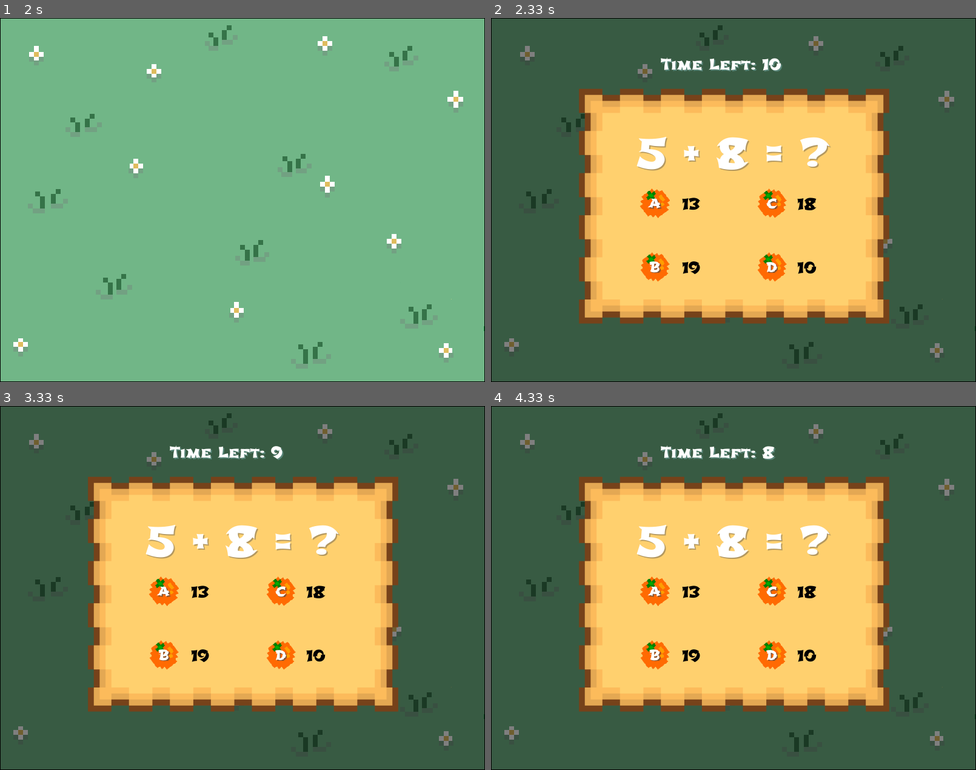
Above: before the commit, frames 1-4 (two rows, left to right).
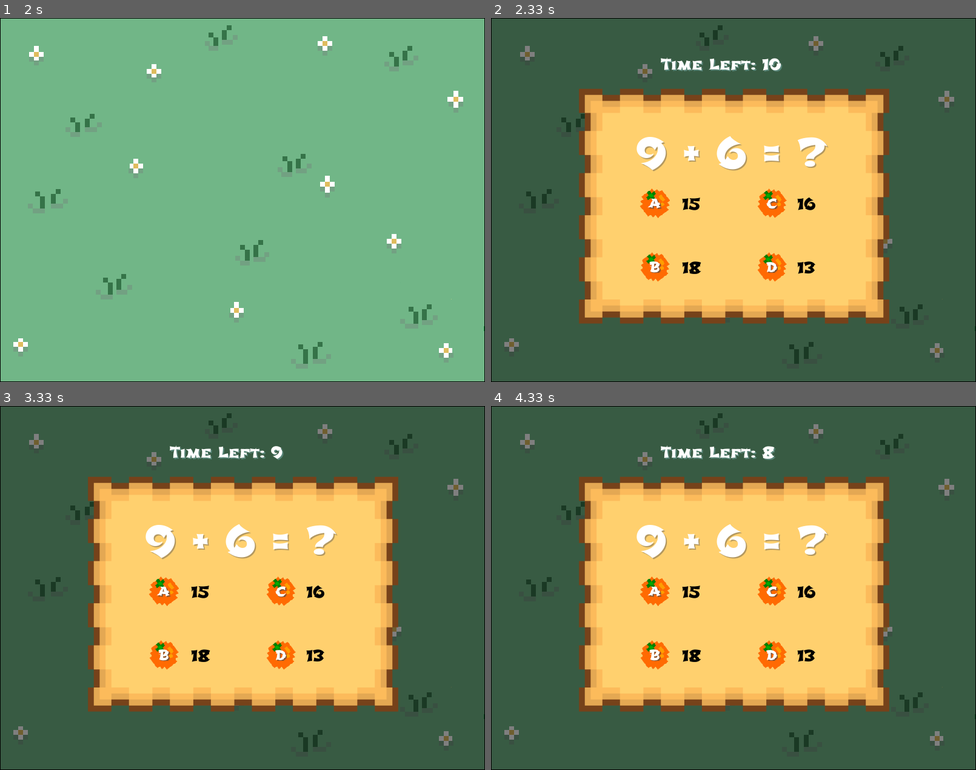
Above: after the commit, the same moments.

Repository: jocelyn-chang/digit-dynasty
Game: pygame game, started from SnakeGame.py
The game is run twice, just before and just after one commit, with the same random seed, the same clock (stepped at 60 frames per second) and the same inputs.
Inputs:
- Up to frame 1 (2 s): no input
- Up to frame 2 (2.33 s): no input
- Up to frame 3 (3.33 s): no input
- Up to frame 4 (4.33 s): no input

Frame 1 is identical in both runs. In frame 2, 1.0% of the frame differs, in the area x 30-70%, y 32-71%; in frame 3, 1.0%; in frame 4, 1.0%.

Commit message:
Fixed question to come up each time

Diff:
--- a/SnakeGame.py
+++ b/SnakeGame.py
@@ -9,9 +9,9 @@
 # Initializing screen dimensions
 SCREEN_WIDTH = 800
 SCREEN_HEIGHT = 600
+
+# Creating screen
 screen = pygame.display.set_mode((SCREEN_WIDTH, SCREEN_HEIGHT))
-
-# Setting caption for game
 pygame.display.set_caption('SNAKE GAME')
 
 # Create dark overlay for question screen
@@ -195,17 +195,17 @@
 
   # Randomize coordinates for each orange
   foodCoord = foodCoordinates(SCREEN_WIDTH/2, SCREEN_HEIGHT/2)
-  foodxa = foodCoord[1][0]
-  foodya = foodCoord[1][1]
-
-  foodxb = foodCoord[2][0]
-  foodyb = foodCoord[2][1]
-
-  foodxc = foodCoord[3][0]
-  foodyc = foodCoord[3][1]
-
-  foodxd = foodCoord[4][0]
-  foodyd = foodCoord[4][1]
+  # foodxa = foodCoord[1][0]
+  # foodya = foodCoord[1][1]
+
+  # foodxb = foodCoord[2][0]
+  # foodyb = foodCoord[2][1]
+
+  # foodxc = foodCoord[3][0]
+  # foodyc = foodCoord[3][1]
+
+  # foodxd = foodCoord[4][0]
+  # foodyd = foodCoord[4][1]
 
   # Delay the question screen
   elements_delay_counter = 20
@@ -240,30 +240,33 @@
         y1_change = snake_block
         x1_change = 0
 
-    # Update snake position
-    foodCoord[0][0] += x1_change
-    foodCoord[0][1] += y1_change
+      # Update snake position
+      foodCoord[0][0] += x1_change
+      foodCoord[0][1] += y1_change
       # print("x1: " + str(x1))
       # print("y1: " + str(y1))
 
-    snake_list.append([foodCoord[0][0], foodCoord[0][1]])
-
-    # If snake length exceeds current length, remove the tail
-    if len(snake_list) > snake_len:
-      del snake_list[0]
+      snake_list.append([foodCoord[0][0], foodCoord[0][1]])
+
+      # If snake length exceeds current length, remove the tail
+      if len(snake_list) > snake_len:
+        del snake_list[0]
 
     # Draw elements on screen
     screen.blit(BACKGROUND, (0, 0))
-    # snake(snake_block, snake_list)
-    # # screen.blit(FRUIT_A, (foodx, foody))
-    # current_score(snake_len - 1)
+
     # Blit overlay on top of everything
     if elements_delay_counter > 0:
       elements_delay_counter -= 1
-      print(elements_delay_counter)
+      pause = True
     else:
       if countdown > 0 and pause == True and timerDown > 0:
-
+        if countdown == 600:
+          currQNA = question(level)
+          currQ = currQNA[0]
+          correctAns = currQNA[1]
+          optionList = options(correctAns)
+        print("hello")
         countdown -= 1
         screen.blit(overlay, (0, 0))
         screen.blit(QBOX, (141, 115))
@@ -278,10 +281,7 @@
         else:
           screen.blit(shadow, [202, 182])
           screen.blit(main, [200, 180])
-        # a = get_font(25).render(optionList[0], True, black)
-        # b = get_font(25).render(optionList[1], True, black)
-        # c = get_font(25).render(optionList[2], True, black)
-        # d = get_font(25).render(optionList[3], True, black)
+
         screen.blit(optionList[0], [315, 290])
         screen.blit(optionList[1], [315, 395])
         screen.blit(optionList[2], [505, 290])
@@ -296,22 +296,20 @@
       else:
         pause = False
 
-      # print("foodx: " + str(foodx))
-      # print("foody: " + str(foody))
       if pause == False:
-      # Check if snake has eaten the fruit
-      # if x1 == foodx and y1 == foody:
         snake(snake_block, snake_list)
-    # screen.blit(FRUIT_A, (foodx, foody))
         current_score(snake_len - 1)
         screen.blit(FRUIT_A, (foodCoord[1][0], foodCoord[1][1]))
-        screen.blit(FRUIT_B, (foodxb, foodyb))
+        screen.blit(FRUIT_B, (foodCoord[2][0], foodCoord[2][1]))
+        screen.blit(FRUIT_C, (foodCoord[3][0], foodCoord[3][1]))
+        screen.blit(FRUIT_D, (foodCoord[4][0], foodCoord[4][1]))
         pause == True
 
 
     if foodCoord[0][0] >= (foodCoord[1][0]-20) and foodCoord[0][0] <= (foodCoord[1][0]+30) and foodCoord[0][1] >= (foodCoord[1][1]-20) and foodCoord[0][1] <= (foodCoord[1][1]+40):
       # foodx = round(random.randrange(0, SCREEN_WIDTH - snake_block) / 10.0) * 10.0
       # foody = round(random.randrange(0, SCREEN_HEIGHT - snake_block) / 10.0) * 10.0
+      print("p")
       foodCoord = foodCoordinates(foodCoord[0][0], foodCoord[0][1])
       snake_len += 1
       pause == True
@@ -323,8 +321,7 @@
       else:
         countdown = 1800
         timerDown = 30
-      print(countdown)
-      print(timerDown)
+
     pygame.display.flip()
 
     clock.tick(snake_speed)
